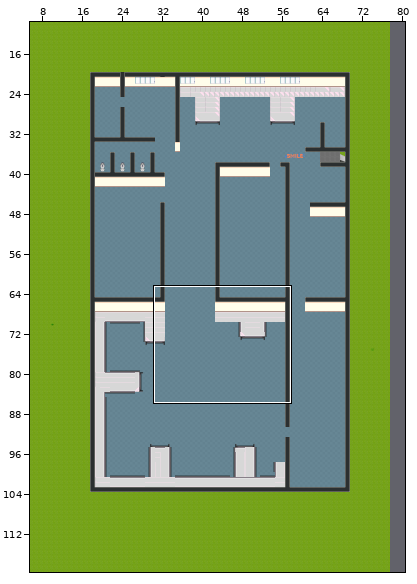
An edit to a level. Tiled map (JSON), maps/grenoble_agency.json. Above: a wide view before the commit, with the close-up outlined.
Close-up. Earlier state:
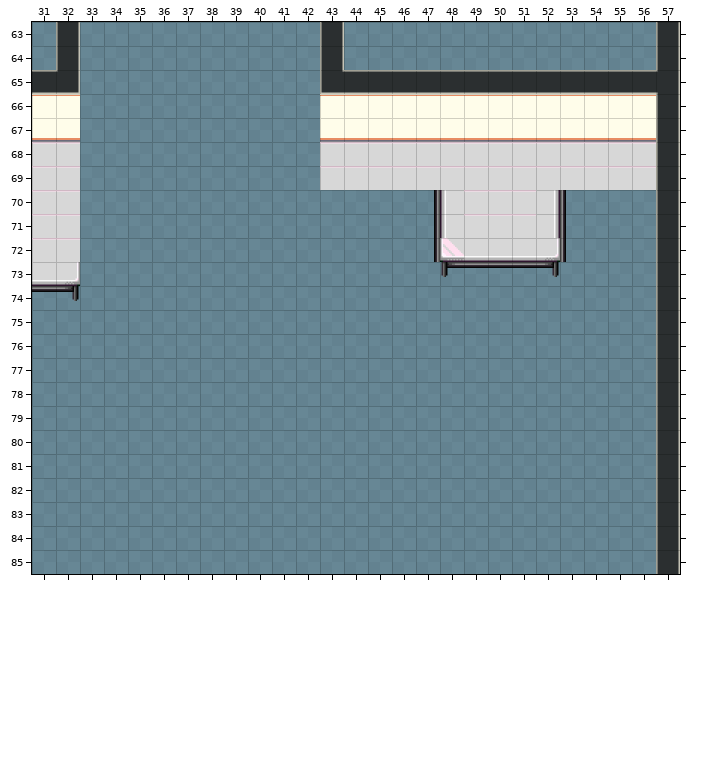
Cells are 32x32 px. Shown: x 31..57, y 63..85. The commit also changed other parts of the map, which this record leaves out.
The result:
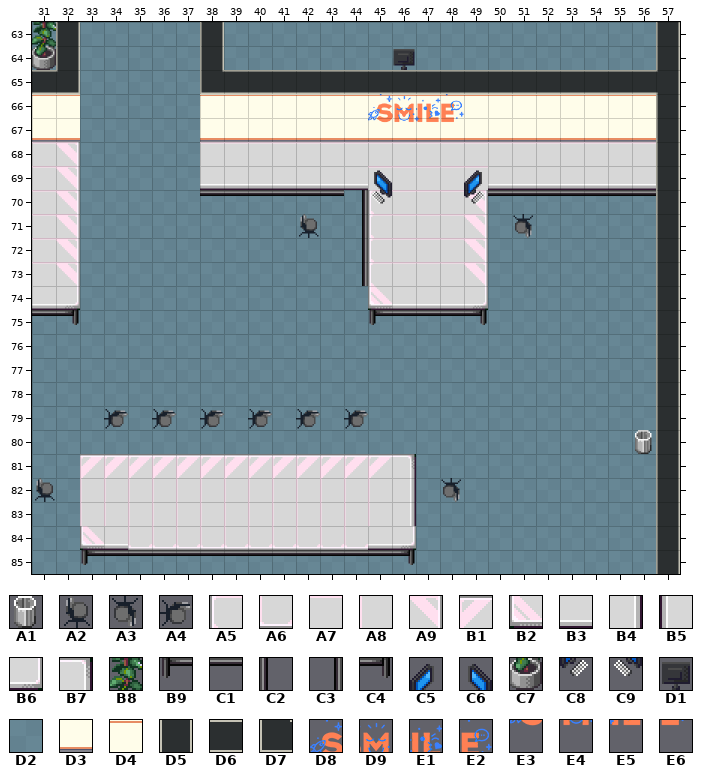
Key: from "office_1": A1 96, A2 114, A3 114 turned 180, A4 114 turned 90, A5 152, A6 152 turned 270, A7 153, A8 153 turned 270, A9 154, B1 154 turned 270, B2 168, B3 169, B4 169 turned 270, B5 169 turned 90, B6 170, B7 170 turned 270, B8 180, B9 184, C1 185, C2 185 turned 270, C3 185 turned 90, C4 186, C5 189, C6 190, C7 196, C8 205, C9 206, D1 243; from "office_2": D2 1, D3 13, D4 14, D5 19, D6 32, D7 33; from "sign_and_text": D8 0, D9 1, E1 2, E2 3, E3 8, E4 9, E5 10, E6 11.
__ is an empty cell.
Change:
Layer "ground 1":
The author put tile D2 in rows 63 to 64 at x 43.
Layer "ground 2":
The author put tile D3 in row 67 at x 38 to 42.
The author put tile D4 in row 66 at x 38 to 42.
The author put tile D5 in rows 63 to 64 at x 38.
Tile D7 becomes tile D6 in row 65 at x 43.
The author put tile D6 in row 65 at x 39 to 42.
The author put tile D7 in row 65 at x 38.
Tile D5 is gone in rows 63 to 64 at x 43.
Layer "layer 1":
The author put tile A1 in row 80 at x 56.
The author put tile A2 in row 71 at x 42; in row 82 at x 31.
The author put tile A3 in row 71 at x 51; in row 82 at x 48.
The author put tile A4 in row 79 at x 34, 36, 38, 40, 42 and 44.
The author put tile A5 in rows 70 to 73 at x 45.
The author put tile A6 in row 84 at x 35 to 44.
The author put tile A7 in row 68 at x 38 to 42; in row 69 at x 45 and 49; in rows 70 to 72 at x 46 to 48; in row 73 at x 31 and 46 to 48.
The author put tile A8 in rows 82 to 83 at x 33 to 45.
The author put tile A9 in rows 68 to 69 at x 32; in rows 70 to 73 at x 32 and 49.
The author put tile B1 in row 81 at x 33 to 45.
The author put tile B2 in row 74 at x 45; in row 84 at x 33.
The author put tile B3 in row 69 at x 38 to 44 and 50 to 56; in row 74 at x 31 and 46 to 48; in row 84 at x 34 and 45.
The author put tile B4 in rows 82 to 83 at x 46.
The author put tile B6 in row 74 at x 32 and 49; in row 84 at x 46.
The author put tile B7 in row 81 at x 46.
The author put tile B8 in row 63 at x 31.
The author put tile B9 in row 75 at x 45; in row 85 at x 33.
The author put tile C1 in row 70 at x 38 to 43 and 50 to 56; in row 75 at x 31 and 46 to 48; in row 85 at x 34 to 45.
The author put tile C3 in rows 70 to 73 at x 44.
The author put tile C4 in row 75 at x 32 and 49; in row 85 at x 46.
The author put tile C7 in row 64 at x 31.
The author put tile D1 in row 64 at x 46.
Layer "layer 2":
The author put tile D8 in row 66 at x 45.
The author put tile D9 in row 66 at x 46.
The author put tile E1 in row 66 at x 47.
The author put tile E2 in row 66 at x 48.
The author put tile E3 in row 67 at x 45.
The author put tile E4 in row 67 at x 46.
The author put tile E5 in row 67 at x 47.
The author put tile E6 in row 67 at x 48.
Tile A7 is gone in row 68 at x 32; in row 69 at x 32, 43 to 45 and 49 to 56; in rows 70 to 71 at x 32 and 49 to 51; in row 72 at x 32.
Tile B2 is gone in row 72 at x 48.
Tile B3 is gone in row 72 at x 49 to 51; in row 73 at x 31.
Tile B4 is gone in rows 70 to 71 at x 52.
Tile B5 is gone in rows 70 to 71 at x 48.
Tile B6 is gone in row 72 at x 52; in row 73 at x 32.
Tile B9 is gone in row 73 at x 48.
Tile C1 is gone in row 73 at x 49 to 51; in row 74 at x 31.
Tile C2 is gone in rows 70 to 72 at x 53.
Tile C3 is gone in rows 70 to 72 at x 47.
Tile C4 is gone in row 73 at x 52; in row 74 at x 32.
Layer "abovePlayer 1":
The author put tile C5 in row 69 at x 49.
The author put tile C6 in row 69 at x 45.
The author put tile C8 in row 70 at x 49.
The author put tile C9 in row 70 at x 45.
